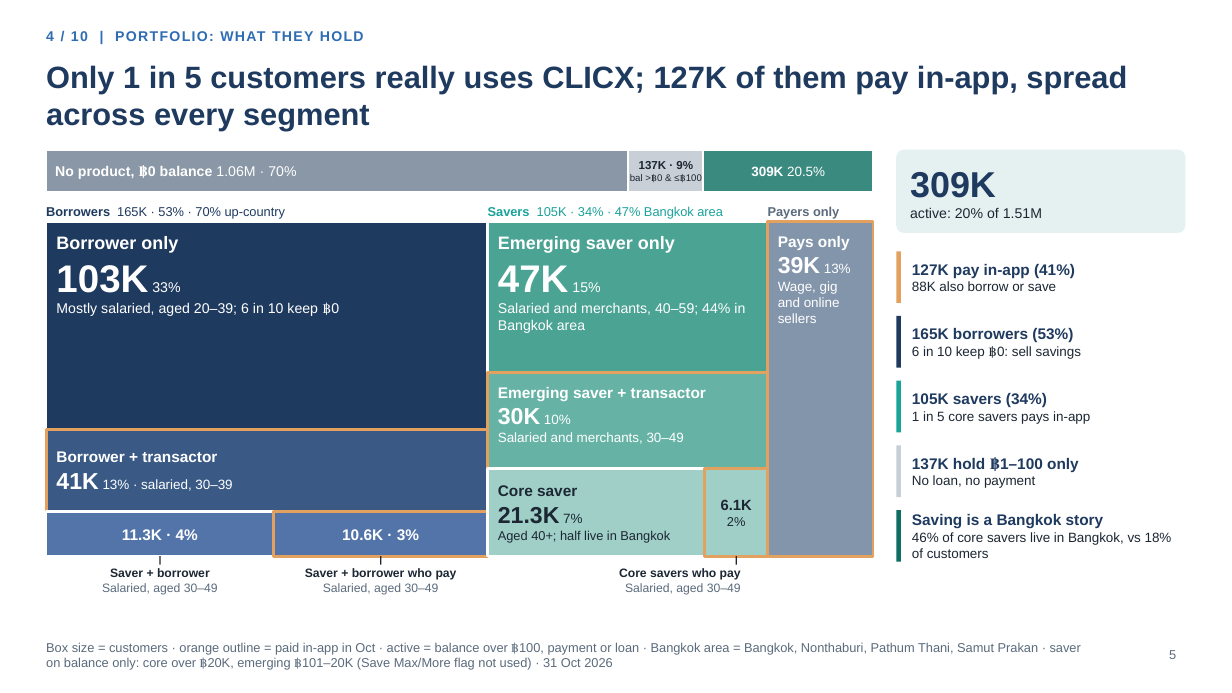
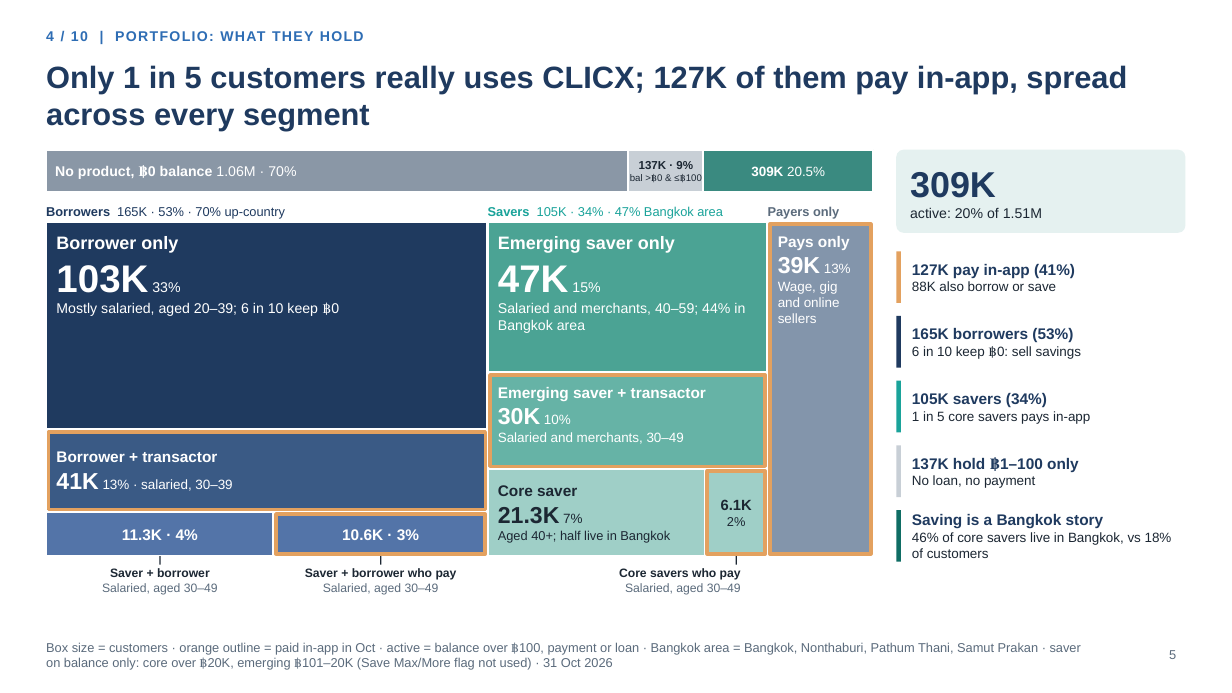
Before and after one commit to hweisim/claude_code, a slide deck: slide 5 of clicx_insights/CLICX_Storyline_v2.pptx. Drawn at 1232x693 pixels with LibreOffice and Linux fonts; fonts in the diff are those of the drawing; background and template pictures are left out. Boxes give left, top, right and bottom in pixels: in the first picture for what was removed or moved away, otherwise in the second. Text is boxed around its words. In the diff, an @@ line names an element or a change of style, - is before the commit and + after.

```diff
--- a/clicx_insights/CLICX_Storyline_v2.pptx
+++ b/clicx_insights/CLICX_Storyline_v2.pptx
@@ outline #E3A15F 2.25 pt to #FFFFFF 2 pt in 5 elements at box(46, 430, 488, 512), box(274, 512, 487, 556), box(488, 372, 768, 469), box(705, 469, 768, 556), box(768, 222, 873, 556) @@
@@ rectangle added at box(770, 224, 871, 554), outline #E3A15F 2.75 pt @@
@@ rectangle added at box(490, 375, 765, 467), outline #E3A15F 2.75 pt @@
@@ rectangle added at box(49, 433, 486, 510), outline #E3A15F 2.75 pt @@
@@ rectangle added at box(707, 471, 765, 555), outline #E3A15F 2.75 pt @@
@@ rectangle added at box(276, 514, 485, 554), outline #E3A15F 2.75 pt @@
```
Also in this commit, not shown: 5 other files.
